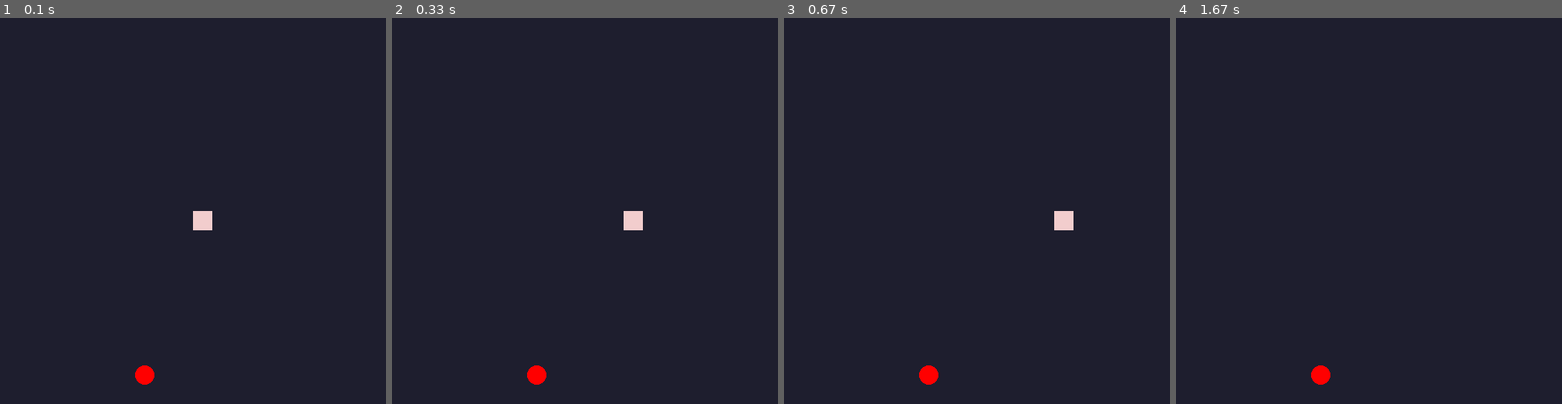
Above: before the commit, frames 1-4 (left to right).
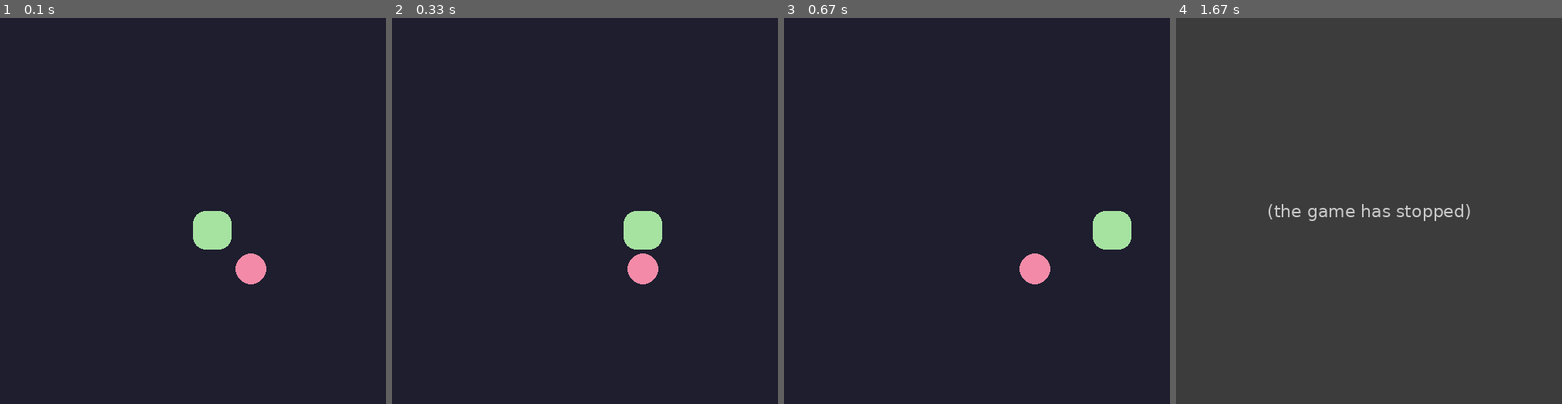
Above: after the commit, the same moments.

Repository: Tsundere-Musume/pygame
Game: pygame game, started from snake.py
Two runs of this game, one before a commit and one after it. Both use one fixed random seed, a clock stepped at 60 frames per second and the inputs below.
Inputs:
- Up to frame 1 (0.1 s): no input
- Up to frame 2 (0.33 s): no input
- Up to frame 3 (0.67 s): hold Right from 0.33 s (still down)
- Up to frame 4 (1.67 s): release Right at 0.8 s

The runs differ from the first frame. In frame 1, 1.6% of the frame differs, in the area x 35-69%, y 50-95%; in frame 2, 1.6%; in frame 3, 1.8%; in frame 4, 100%, in the area x 0-100%, y 0-100%.
After the commit the program exited at 0.82 s; later frames show no game.

Commit message:
Fixed snake movement and apple spawns

Diff:
--- a/snake.py
+++ b/snake.py
@@ -2,10 +2,11 @@
 import collections
 import sys
 import random
-
+import itertools
 
 BACKGROUND = (30, 30, 46)
-SNAKE_COLOUR = (242, 205, 205)
+SNAKE_COLOUR = (166, 227, 161)
+APPLE_COLOUR = (243, 139, 168)
 FRAMES_PER_SECOND = 60
 RESOLUTION = 500
 DIRECTIONS = {
@@ -24,6 +25,7 @@
         self.movement = DIRECTIONS['right']
         self.to_grow = False
         self.dead = False
+        self.moving = False
 
     def __len__(self):
         return len(self.snake)
@@ -32,6 +34,7 @@
         return [(rect.x, rect.y) for rect in self.snake]
 
     def change_direction(self, direction):
+        self.moving = True
         self.movement = DIRECTIONS[direction]
 
     def grow(self):
@@ -50,10 +53,16 @@
             self.head.colliderect(body_block)
             for body_block in list(self.snake)[1:]
         )
+        self.moving = False
 
     def render(self):
         for snake_block in self.snake:
-            pygame.draw.rect(self.game.screen, (SNAKE_COLOUR), snake_block)
+            pygame.draw.rect(
+                self.game.screen,
+                (SNAKE_COLOUR),
+                snake_block,
+                border_radius=int(self.game.tilesize[0] / 3),
+            )
 
 
 class Apple:
@@ -62,12 +71,8 @@
         self.apple = pygame.Rect(*self.get_valid_position(), *size)
 
     def get_valid_position(self):
-        snake_pos = self.game.snake.get_positions()
-        x = set(x[0] for x in snake_pos)
-        y = set(x[1] for x in snake_pos)
-        apple_coords = random.choice(
-            list(self.game.tile_coords - x)
-        ), random.choice(list(self.game.tile_coords - y))
+        snake_pos = set(self.game.snake.get_positions())
+        apple_coords = random.choice(list(self.game.tile_coords - snake_pos))
         return apple_coords
 
     def update(self):
@@ -80,11 +85,11 @@
 
     def render(self):
         if self.apple:
-            pygame.draw.rect(
+            pygame.draw.circle(
                 self.game.screen,
-                (255, 0, 0),
-                self.apple,
-                border_radius=int(self.game.tilesize[0] / 2),
+                APPLE_COLOUR,
+                self.apple.center,
+                self.apple.width / 2 - 5,
             )
 
 
@@ -92,20 +97,29 @@
     def __init__(self):
         self.screen = pygame.display.set_mode((RESOLUTION, RESOLUTION))
         self.clock = pygame.time.Clock()
-        self.tilesize = (25, 25)
-        self.tile_coords = set(range(0, RESOLUTION, self.tilesize[0]))
+        self.tilesize = (50, 50)
+        self.tile_coords = set(
+            itertools.product(range(0, RESOLUTION, self.tilesize[0]), repeat=2)
+        )
         self.snake = Snake(
             self, (RESOLUTION / 2, RESOLUTION / 2), self.tilesize
         )
         self.apple = Apple(self, self.tilesize)
-        self.speed = 7
+        self.speed = 6
 
     def run(self):
         frame_to_move = int(FRAMES_PER_SECOND / self.speed)
         frame_counter = 0
         while True:
-            if self.snake.dead:
-                # if any(p < 0 or p > RESOLUTION - self.tilesize[0] for p in self.snake.head) or self.snake.dead:
+            if len(self.snake) == len(self.tile_coords):
+                self.end(win=True)
+            if (
+                any(
+                    p < -5 or p > RESOLUTION + 5 - self.tilesize[0]
+                    for p in self.snake.head
+                )
+                or self.snake.dead
+            ):
                 self.end(win=False)
             self.render()
             for event in pygame.event.get():
@@ -113,26 +127,27 @@
                     pygame.quit()
                     sys.exit()
                 if event.type == pygame.KEYDOWN:
-                    if (
-                        self.snake.movement != DIRECTIONS['right']
-                        and event.key == pygame.K_LEFT
-                    ):
-                        self.snake.change_direction('left')
-                    if (
-                        self.snake.movement != DIRECTIONS['left']
-                        and event.key == pygame.K_RIGHT
-                    ):
-                        self.snake.change_direction('right')
-                    if (
-                        self.snake.movement != DIRECTIONS['up']
-                        and event.key == pygame.K_DOWN
-                    ):
-                        self.snake.change_direction('down')
-                    if (
-                        self.snake.movement != DIRECTIONS['down']
-                        and event.key == pygame.K_UP
-                    ):
-                        self.snake.change_direction('up')
+                    if not self.snake.moving:
+                        if (
+                            self.snake.movement != DIRECTIONS['right']
+                            and event.key == pygame.K_LEFT
+                        ):
+                            self.snake.change_direction('left')
+                        if (
+                            self.snake.movement != DIRECTIONS['left']
+                            and event.key == pygame.K_RIGHT
+                        ):
+                            self.snake.change_direction('right')
+                        if (
+                            self.snake.movement != DIRECTIONS['up']
+                            and event.key == pygame.K_DOWN
+                        ):
+                            self.snake.change_direction('down')
+                        if (
+                            self.snake.movement != DIRECTIONS['down']
+                            and event.key == pygame.K_UP
+                        ):
+                            self.snake.change_direction('up')
             frame_counter += 1
             if frame_to_move == frame_counter:
                 frame_counter = 0
